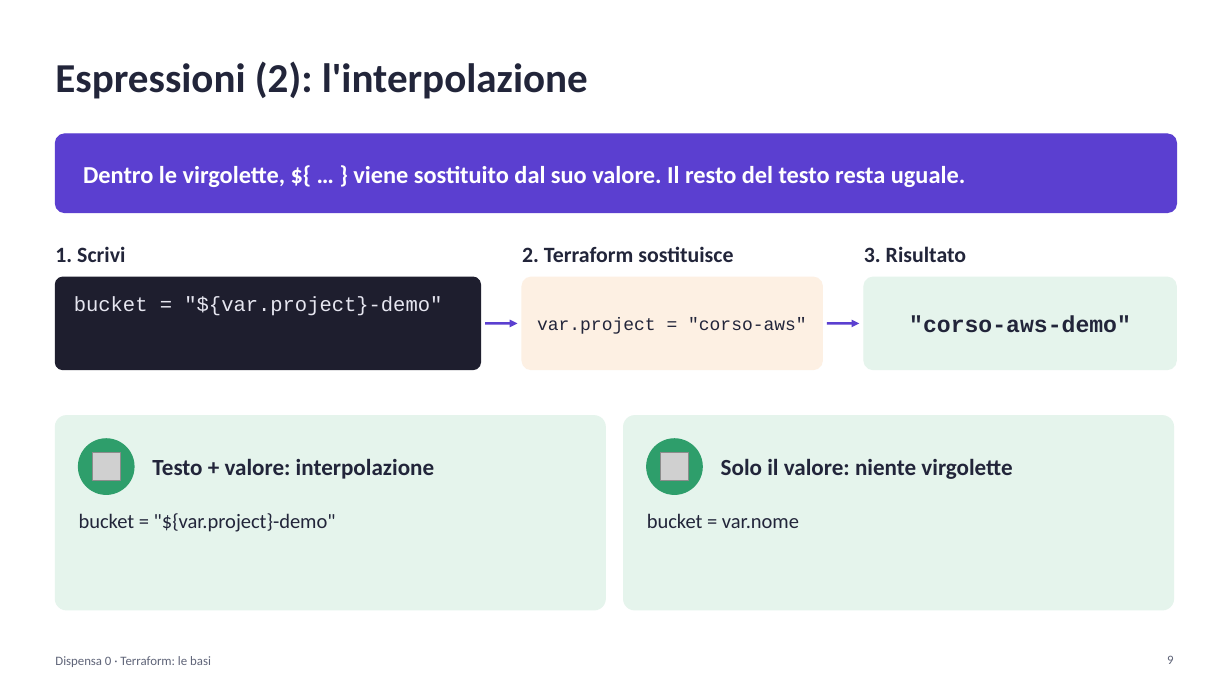
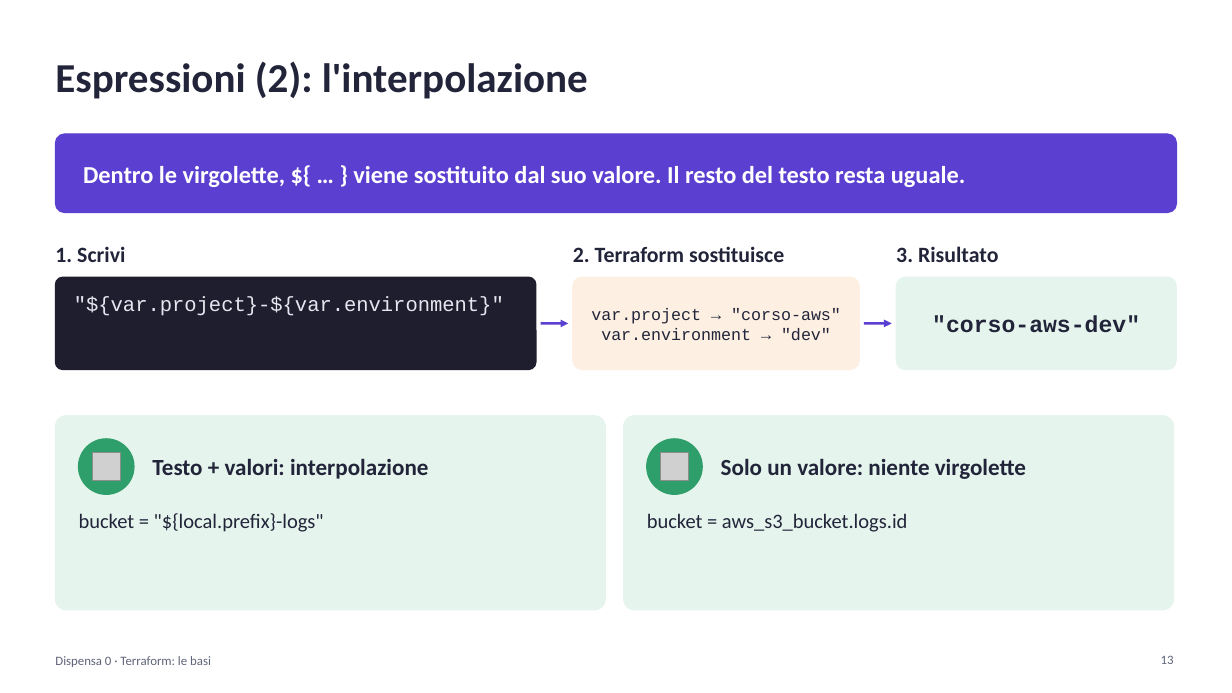
Before and after one commit to cereZ23/aws, a slide deck: slide 13 of slide/slide-0-terraform.pptx (slide 9 before the commit). Drawn at 1232x693 pixels with LibreOffice and Linux fonts; fonts in the diff are those of the drawing; grey boxes stand for pictures. Boxes give left, top, right and bottom in pixels: in the first picture for what was removed or moved away, otherwise in the second. Text is boxed around its words. In the diff, an @@ line names an element or a change of style, - is before the commit and + after.

Commit message:
Espressioni spiegate con un esempio concreto (bucket dei log dev/prod)

```diff
--- a/slide/slide-0-terraform.pptx
+++ b/slide/slide-0-terraform.pptx
@@ text "2. Terraform sostituisce" moved from (x1=522, y1=246, x2=733, y2=262) to (x1=573, y1=246, x2=784, y2=262) @@
@@ text "3. Risultato" moved from (x1=864, y1=246, x2=966, y2=262) to (x1=896, y1=246, x2=998, y2=262) @@
@@ rounded rectangle resized from (x1=55, y1=277, x2=481, y2=370) to (x1=55, y1=277, x2=536, y2=370) @@
@@ text at (x1=74, y1=296, x2=504, y2=316): text changed @@
-bucket = "${var.project}-demo"
+"${var.project}-${var.environment}"
@@ rounded rectangle resized from (x1=522, y1=277, x2=823, y2=370) to (x1=573, y1=277, x2=860, y2=370) @@
@@ rounded rectangle resized from (x1=864, y1=277, x2=1177, y2=370) to (x1=897, y1=277, x2=1177, y2=370) @@
@@ arrow moved from (485, 323) - (518, 323) to (541, 323) - (568, 323) @@
@@ text at (x1=591, y1=308, x2=841, y2=340): text changed; size 14 to 13 pt @@
-var.project = "corso-aws"
+var.project → "corso-aws"
+var.environment → "dev"
@@ arrow moved from (827, 323) - (860, 323) to (864, 323) - (892, 323) @@
@@ text at (x1=932, y1=315, x2=1140, y2=333): text changed @@
-"corso-aws-demo"
+"corso-aws-dev"
@@ text at (x1=152, y1=458, x2=428, y2=479): text changed @@
-Testo + valore: interpolazione
+Testo + valori: interpolazione
@@ text at (x1=721, y1=458, x2=1026, y2=479): text changed @@
-Solo il valore: niente virgolette
+Solo un valore: niente virgolette
@@ text at (x1=79, y1=513, x2=324, y2=532): text changed @@
-bucket = "${var.project}-demo"
+bucket = "${local.prefix}-logs"
@@ text at (x1=647, y1=513, x2=908, y2=532): text changed @@
-bucket = var.nome
+bucket = aws_s3_bucket.logs.id
@@ page number at (x1=1161, y1=655, x2=1174, y2=664): text changed @@
-9
+13
```
Also in this commit, not shown: 4 other slides changed, 4 slides added, 1 other file.
